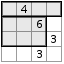
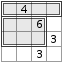
Layer changes from the first 64px x 64px image to the second:
painted on "Layer #2" over [left=2, top=2, right=61, bottom=46]
hid "Layer #3" over [left=2, top=2, right=61, bottom=46]
"Layer #1": opacity 100% → 63%, painted on it over [left=1, top=1, right=62, bottom=47]
